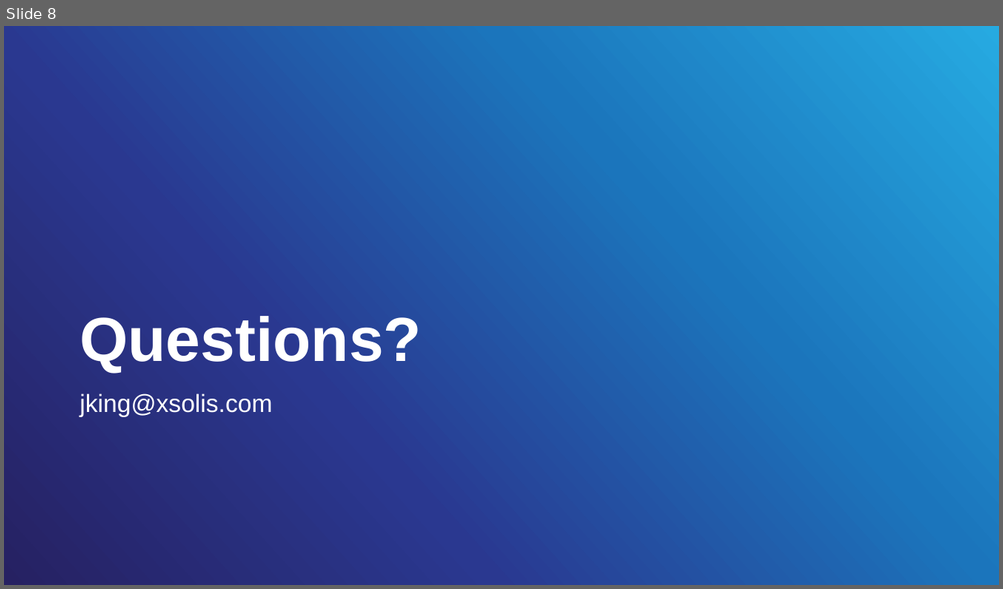
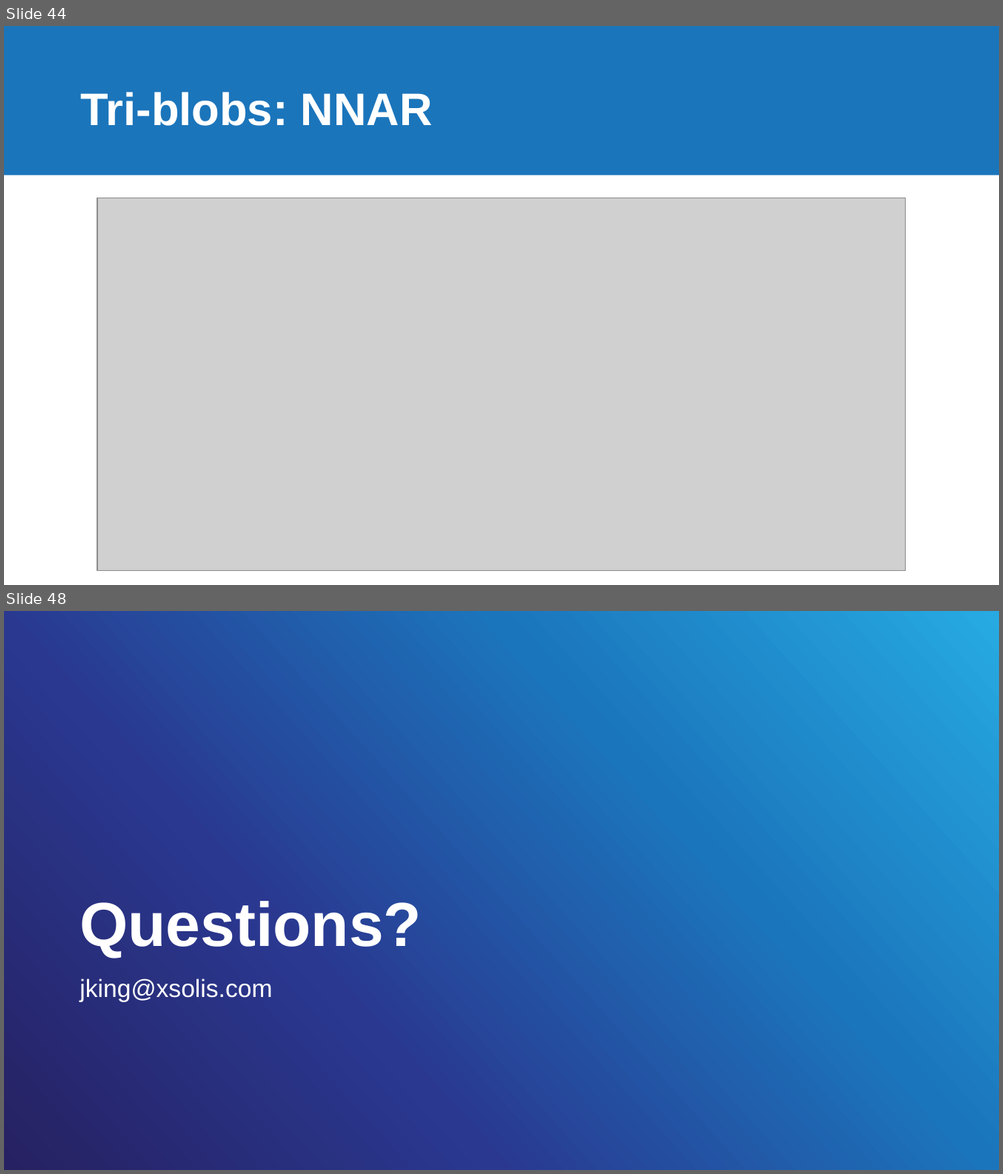
Before and after one commit to jkingphd/label_noise, a slide deck: ntc_analytics_summit_king.pptx. Shown one above the other, each under a label of ours: slide 8 before the commit, slides 44 and 48 after it; the slides between them are not shown. The pictures are 1003x589 and 1003x1174 pixels, drawn with LibreOffice and Linux fonts; fonts in the diff are those of the drawing; grey boxes stand for pictures; background and template pictures are left out. Boxes give left, top, right and bottom in pixels: in the first picture for what was removed or moved away, otherwise in the second. Text is boxed around its words. In the diff, an @@ line names an element or a change of style, - is before the commit and + after.

```diff
--- a/ntc_analytics_summit_king.pptx
+++ b/ntc_analytics_summit_king.pptx
@@ slide 44 added at (4, 26, 999, 585), background #FFFFFF @@
@@ rectangle added at (4, 26, 999, 175), fill #1B75BB @@
@@ title added at (80, 92, 432, 126), 44 pt, text #FFFFFF, bold @@
+Tri-blobs: NNAR
@@ picture added at (97, 198, 905, 571) @@
@@ what was slide 8 is now slide 48 @@
```
Also in this commit, not shown: 2 slides changed, 43 other slides added, 4 slides removed, 6 other files.
